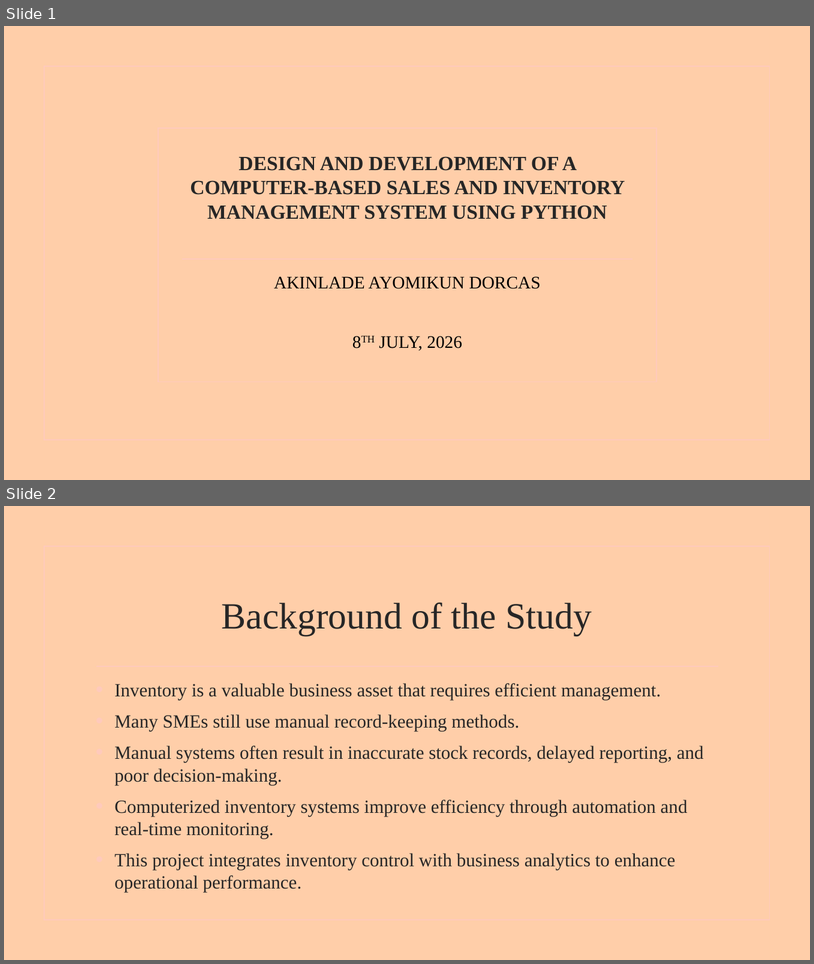
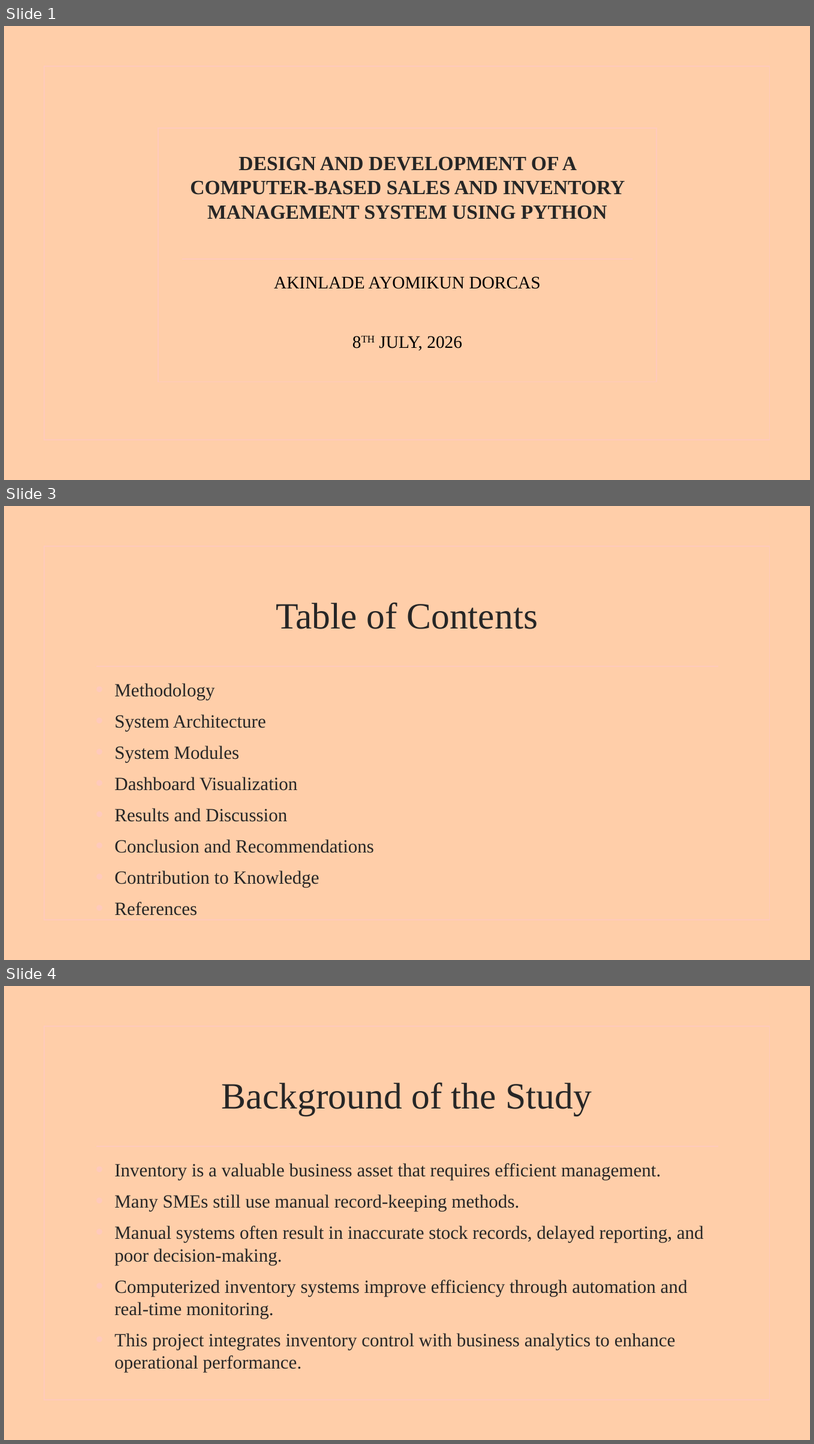
Before and after one commit to Ayomikun721/PYTHON-SYNTHAX, a slide deck: AYOMIKUN PYTHON SYNTHAX.pptx. Shown one above the other, each under a label of ours: slides 1 and 2 before the commit, slides 1, 3 and 4 after it; the slides between them are not shown. The pictures are 814x964 and 814x1444 pixels, drawn with LibreOffice and Linux fonts; fonts in the diff are those of the drawing; background and template pictures are left out. Boxes give left, top, right and bottom in pixels: in the first picture for what was removed or moved away, otherwise in the second. Text is boxed around its words. In the diff, an @@ line names an element or a change of style, - is before the commit and + after.

```diff
--- a/AYOMIKUN PYTHON SYNTHAX.pptx
+++ b/AYOMIKUN PYTHON SYNTHAX.pptx
@@ slide 3 added at (x1=4, y1=506, x2=810, y2=960), background picture (left out); not listed: 2 template elements that a slide beside it also shows @@
@@ title added at (x1=276, y1=602, x2=538, y2=629), 44 pt, text #262626 @@
+Table of Contents
@@ text added at (x1=114, y1=683, x2=374, y2=887), 22.2 pt, text #262626 @@
+• Methodology
+• System Architecture
+• System Modules
+• Dashboard Visualization
+• Results and Discussion
+• Conclusion and Recommendations
+• Contribution to Knowledge
+• References
@@ what was slide 2 is now slide 4 @@
```
Also in this commit, not shown: 3 other slides added, 1 other file.
